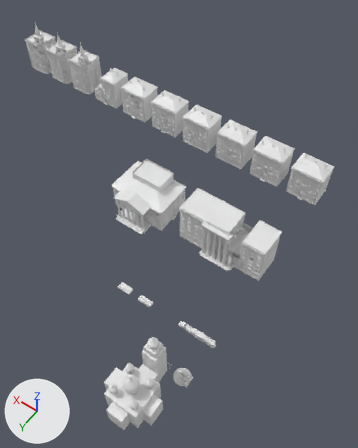
An edit to the Blender file Blender/Stage2_Ukraine_Parts.blend, drawn before and after from the same camera.
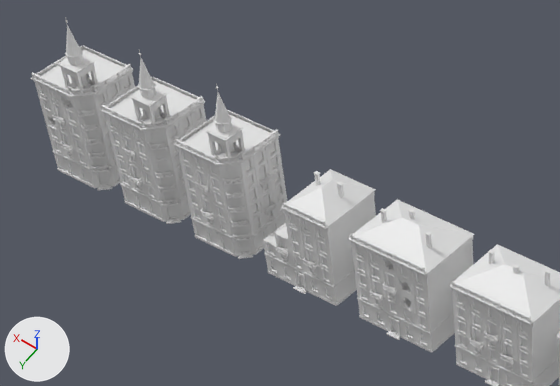
The first picture shows the older version from a 50 mm camera at (-41.0, 197.0, 212.0) aimed at (54.0, 63.0, 2.0). The close-ups show the older and then the newer version on the part from 4% to 51% of the width and 4% to 30% of the height of that picture. Only the edits that show in the close-ups are written down. The lights are fixed; the arrows at lower left show +X, +Y and +Z.

The older version as bpy lines, for what is in view:
```python
ob_s2u_st18_burnt = bpy.data.objects.new('S2U_ST18_Burnt', me_s2u_st18_burnt_mesh)
ob_s2u_st18_burnt.location = (106.0, 0.0, 0.0)
ob_s2u_tw_a = bpy.data.objects.new('S2U_TW_A', me_s2u_tw_a_mesh)
ob_s2u_tw_a.location = (176.0, 0.0, 0.0)
ob_s2u_tw_burnt = bpy.data.objects.new('S2U_TW_Burnt', me_s2u_tw_burnt_mesh)
ob_s2u_tw_burnt.location = (196.0, 0.0, 0.0)
ob_s2u_tw_holed = bpy.data.objects.new('S2U_TW_Holed', me_s2u_tw_holed_mesh)
ob_s2u_tw_holed.location = (216.0, 0.0, 0.0)
# also in view: 'S2U_ST18_CollapsedEnd' at (154.0, 0.0, 12.0); 'S2U_ST18_Holed' at (130.0, 0.0, 12.0)
```
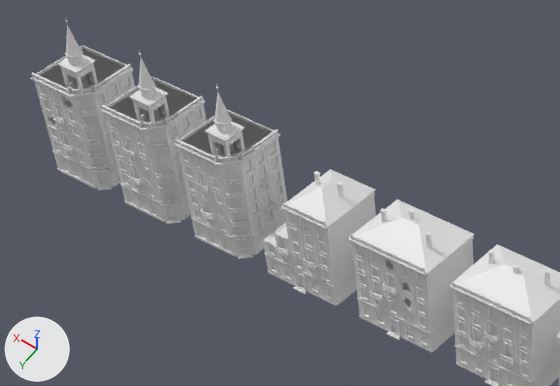
What differs and where, as boxes [x1, y1, x2, y2] in the close-ups (560 x 386 px; the box of a moved part takes in the faces that stretch with it):
part 1 of me_s2u_tw_a_mesh, added
    after: [229, 143, 237, 153]
part 2 of me_s2u_tw_a_mesh, added
    after: [183, 114, 274, 162]
part 3 of me_s2u_tw_burnt_mesh, added (mostly hidden)
    after: [154, 106, 162, 119]
part 4 of me_s2u_tw_burnt_mesh, reshaped
    after: [107, 50, 199, 127]
part 5 of me_s2u_tw_holed_mesh, moved or reshaped (not visible before)
    after: [40, 49, 127, 124]

What changed in the scene script:
```text
Change me_s2u_tw_a_mesh:
    used by ob_s2u_tw_a; location = (176.0, 0.0, 0.0)
    remove me_s2u_tw_a_mesh.from_pydata(...)  # 14758 vertices, 4375 faces; spans x -8.0..7.2, y -7.2..8.0, z 0.0..37.2
    add me_s2u_tw_a_mesh.from_pydata(...)  # 14755 vertices, 4374 faces; spans x -8.0..7.2, y -7.2..8.0, z 0.0..37.2
    me_s2u_tw_a_mesh part 1: the loose piece of 4 vertices spanning x -2.7, y 2.0..5.2, z 22.6..25.7 is copied, and the copy is moved by (-1.8, 0.0, 0.0); it spans x -4.5, y 2.0..5.2, z 22.6..25.7
    me_s2u_tw_a_mesh part 2: 5 vertices added at x -7.0..7.0, y -7.0..7.0, z 21.6
    other edits to the shape of me_s2u_tw_a_mesh do not show in these pictures
Change me_s2u_tw_burnt_mesh:
    used by ob_s2u_tw_burnt; location = (196.0, 0.0, 0.0)
    remove me_s2u_tw_burnt_mesh.from_pydata(...)  # 15230 vertices, 4353 faces; spans x -8.0..7.2, y -7.2..8.0, z 0.0..37.2
    add me_s2u_tw_burnt_mesh.from_pydata(...)  # 15231 vertices, 4353 faces; spans x -8.0..7.2, y -7.2..8.0, z 0.0..37.2
    me_s2u_tw_burnt_mesh part 3: the loose piece of 4 vertices spanning x -2.7, y 2.0..5.2, z 22.6..25.7 is copied, and the copy is moved by (-1.8, 0.0, 0.0); it spans x -4.5, y 2.0..5.2, z 22.6..25.7
    me_s2u_tw_burnt_mesh part 4: 2 vertices moved within x -3.6, y 3.6, z 35.3..37.2; 5 vertices added at x -7.0..7.0, y -7.0..7.0, z 21.6
    other edits to the shape of me_s2u_tw_burnt_mesh do not show in these pictures
Change me_s2u_tw_holed_mesh:
    used by ob_s2u_tw_holed; location = (216.0, 0.0, 0.0)
    remove me_s2u_tw_holed_mesh.from_pydata(...)  # 15758 vertices, 4631 faces; spans x -8.0..7.2, y -7.2..8.0, z 0.0..37.2
    add me_s2u_tw_holed_mesh.from_pydata(...)  # 15819 vertices, 4646 faces; spans x -8.0..7.2, y -7.2..8.0, z 0.0..37.2
    me_s2u_tw_holed_mesh part 5: 106 vertices moved from x -6.5..6.5, y -2.7..6.5, z 7.9..17.8 to x -6.5..6.5, y -2.7..6.5, z 8.1..18.0; 58 vertices removed from x -7.1..6.7, y -6.7..7.1, z 3.7..17.8; 127 vertices added at x -7.0..7.0, y -7.0..7.0, z 8.0..25.7
    other edits to the shape of me_s2u_tw_holed_mesh do not show in these pictures
```
